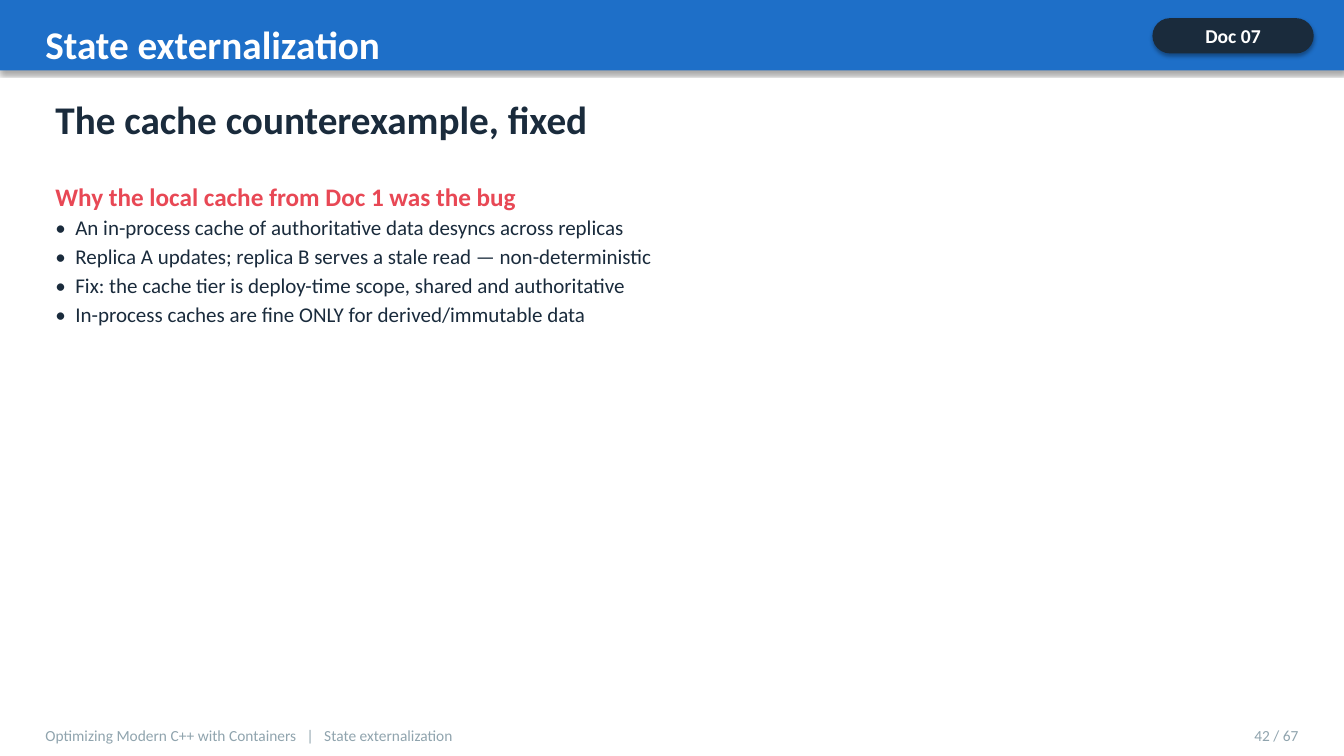
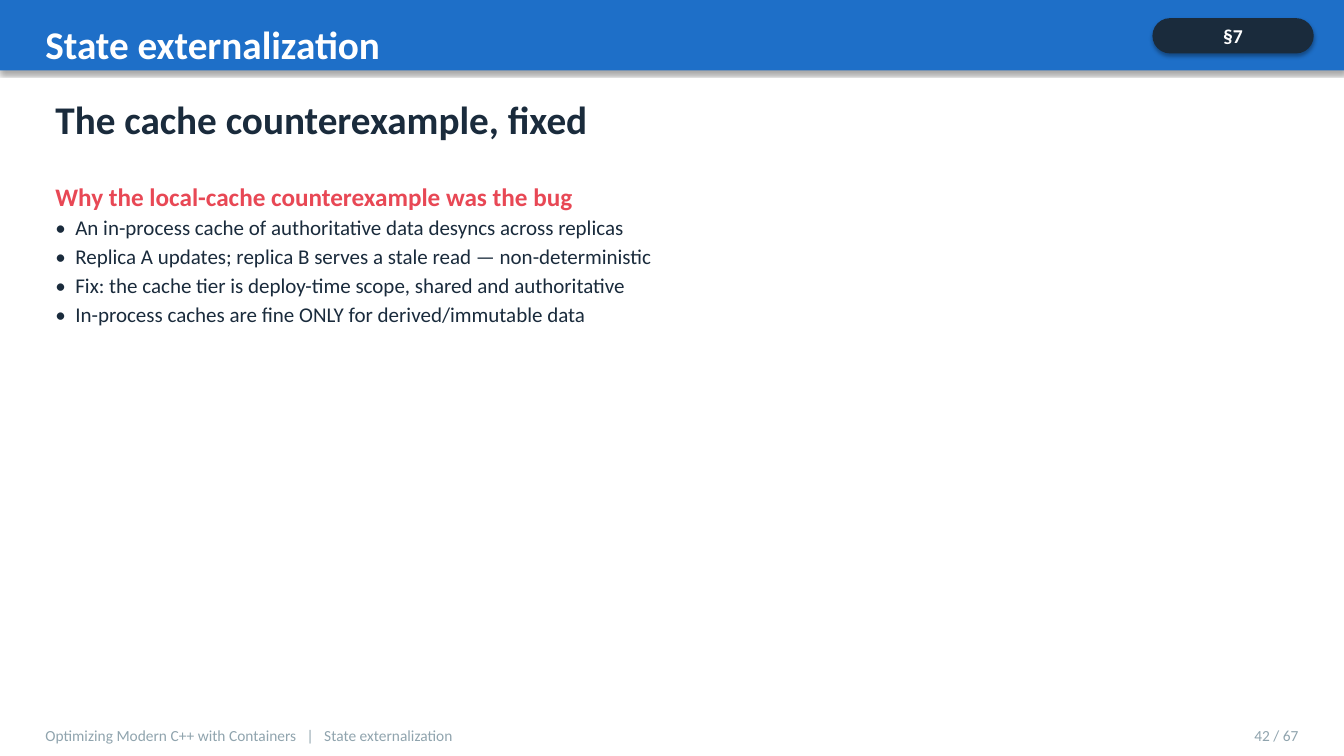
Before and after one commit to patterncatalyst/cpp-container-optimization-tutorial, a slide deck: slide 42 of presentation/cpp-statelessness-compendium.pptx. Drawn at 1344x756 pixels with LibreOffice and Linux fonts; fonts in the diff are those of the drawing. Boxes give left, top, right and bottom in pixels: in the first picture for what was removed or moved away, otherwise in the second. Text is boxed around its words. In the diff, an @@ line names an element or a change of style, - is before the commit and + after.

```diff
--- a/presentation/cpp-statelessness-compendium.pptx
+++ b/presentation/cpp-statelessness-compendium.pptx
@@ text at box(1223, 29, 1243, 44): text changed @@
-Doc 07
+§7
@@ text at box(55, 188, 572, 211): text changed @@
-Why the local cache from Doc 1 was the bug
+Why the local-cache counterexample was the bug
```
Also in this commit, not shown: 44 other slides changed, 1 other file.
